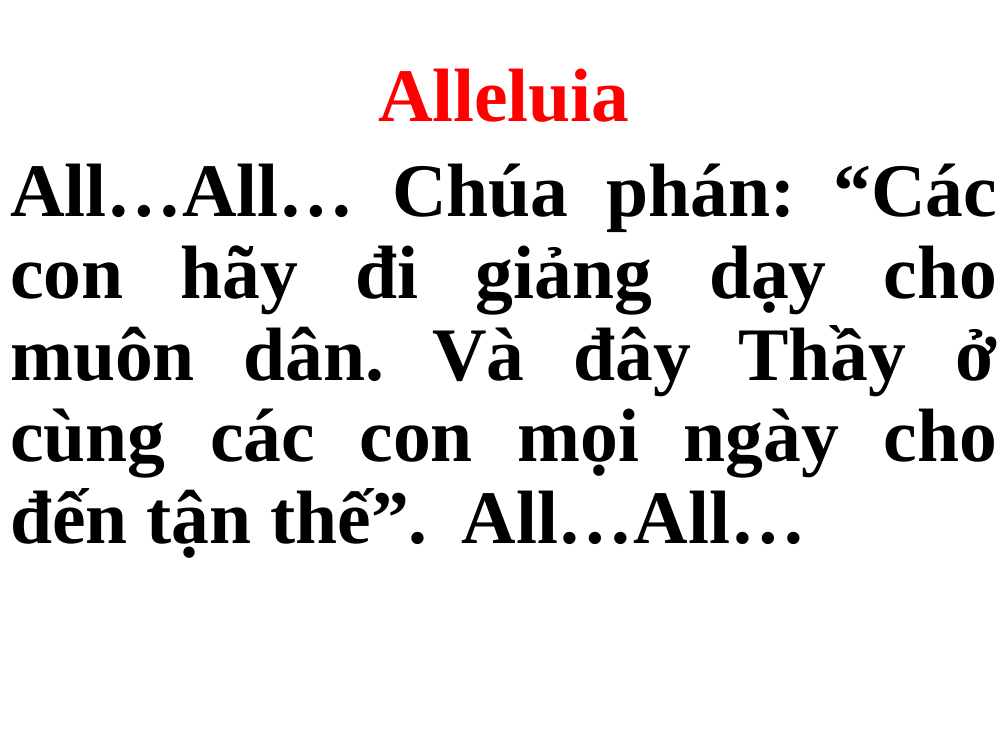
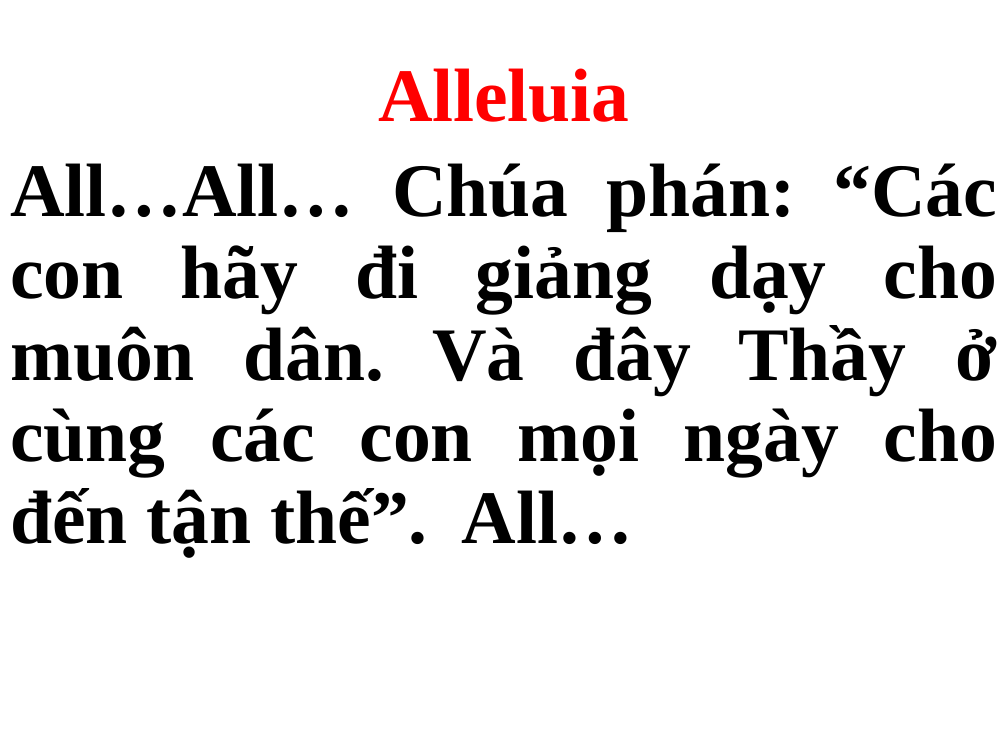
Before and after one commit to webfullstack99/usb-songs, a slide deck: slide 43 of CN.pptx (slide 36 before the commit). Drawn at 1008x756 pixels with LibreOffice and Linux fonts; fonts in the diff are those of the drawing. Boxes give left, top, right and bottom in pixels: in the first picture for what was removed or moved away, otherwise in the second. Text is boxed around its words. In the diff, an @@ line names an element or a change of style, - is before the commit and + after.

```diff
--- a/CN.pptx
+++ b/CN.pptx
@@ subtitle at (10, 163, 998, 558): text changed @@
-All…All… Chúa phán: “Các con hãy đi giảng dạy cho muôn dân. Và đây Thầy ở cùng các con mọi ngày cho đến tận thế”. All…All…
+All…All… Chúa phán: “Các con hãy đi giảng dạy cho muôn dân. Và đây Thầy ở cùng các con mọi ngày cho đến tận thế”. All…
```
Also in this commit, not shown: 1 other slide changed, 7 slides added, 3 other files.
